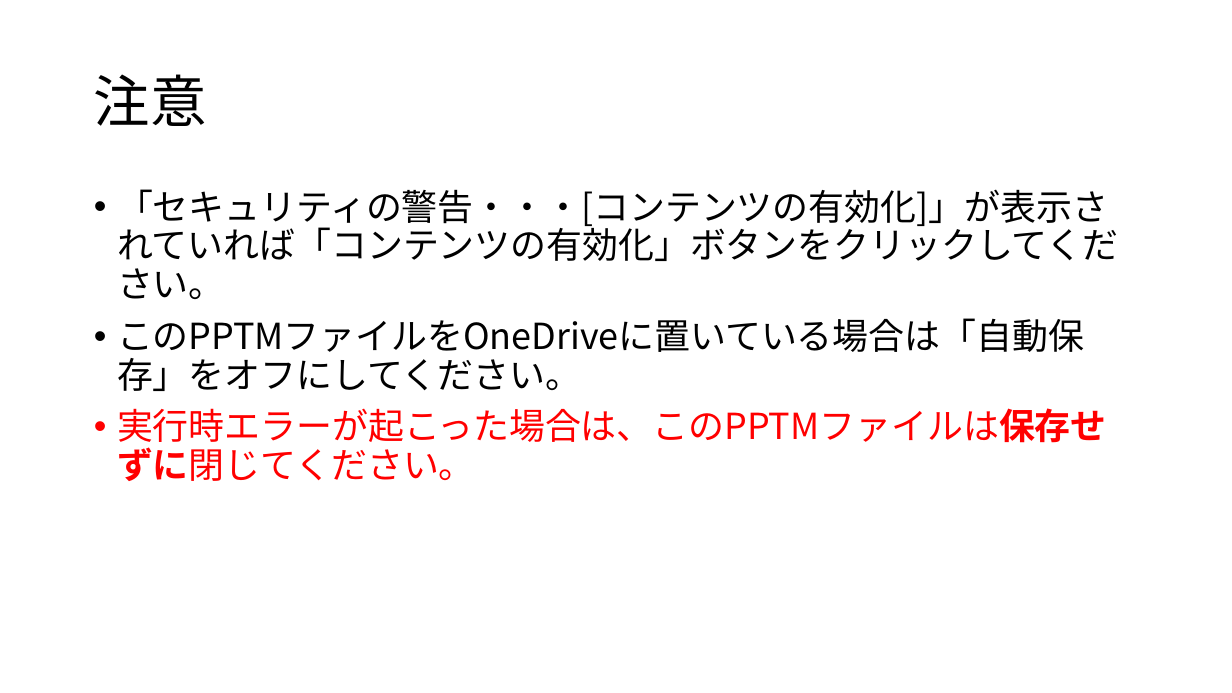
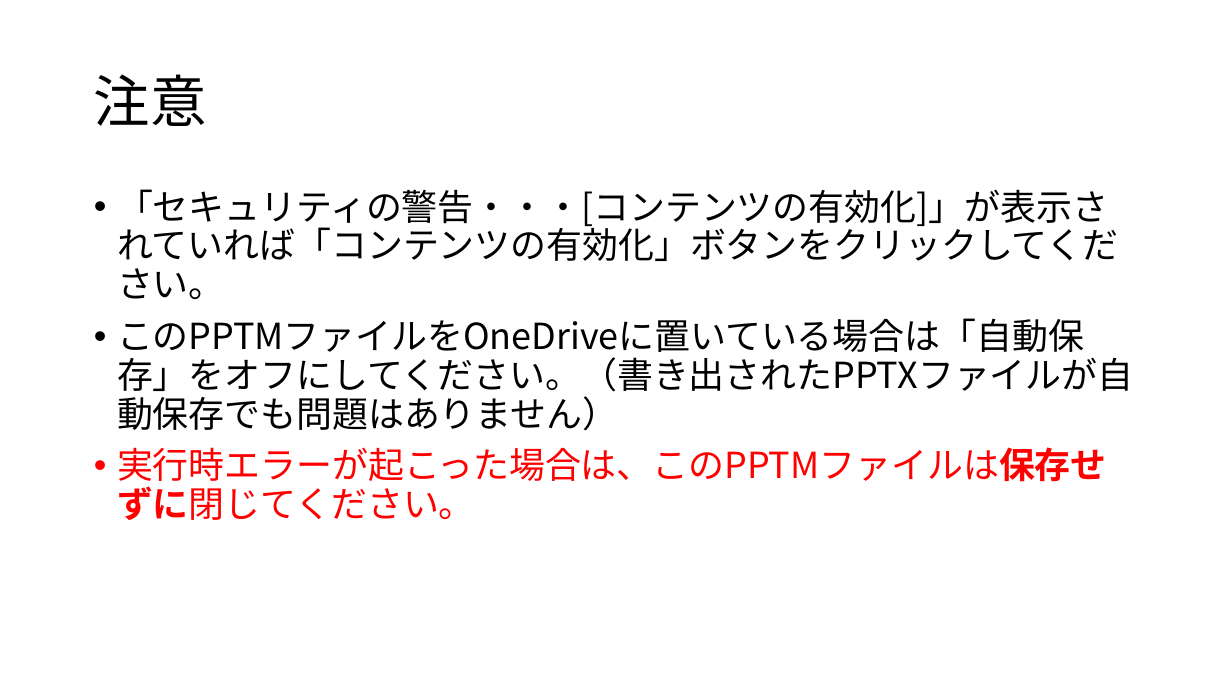
Before and after one commit to KYasuda516/pdf2ppt, a slide deck: slide 1 of Main.pptm. Drawn at 1232x693 pixels with LibreOffice and Linux fonts; fonts in the diff are those of the drawing. Boxes give left, top, right and bottom in pixels: in the first picture for what was removed or moved away, otherwise in the second. Text is boxed around its words. In the diff, an @@ line names an element or a change of style, - is before the commit and + after.

Commit message:
update info about auto save

```diff
--- a/Main.pptm
+++ b/Main.pptm
@@ text at bbox=[117, 318, 1134, 398]: text changed @@
-• このPPTMファイルをOneDriveに置いている場合は「自動保存」をオフにしてください。
+• このPPTMファイルをOneDriveに置いている場合は「自動保存」をオフにしてください。（書き出されたPPTXファイルが自動保存でも問題はありません）
```
